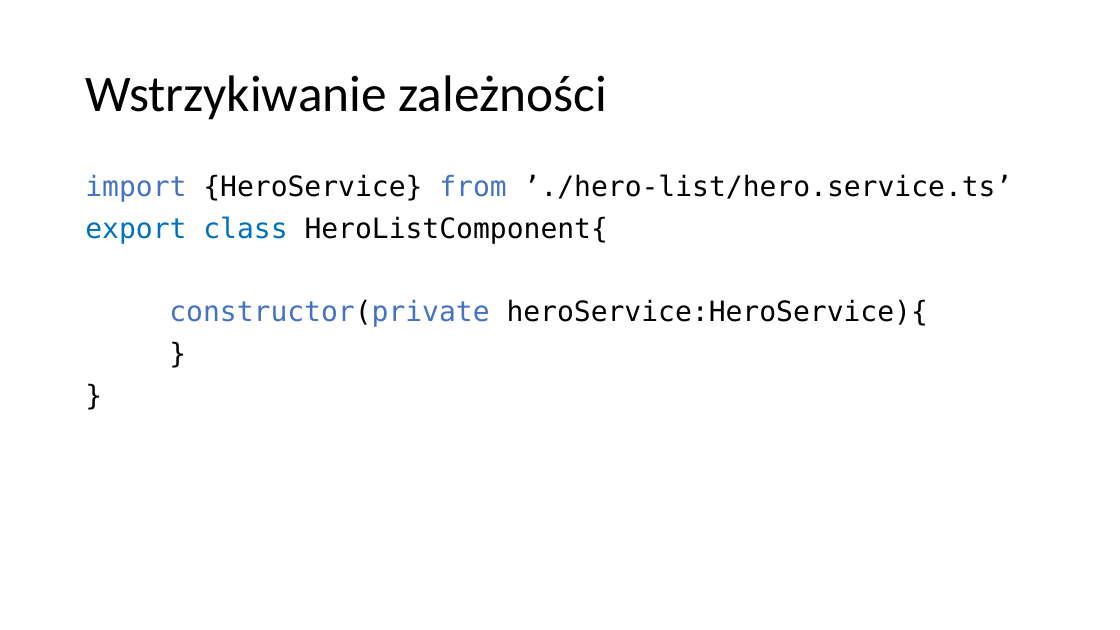
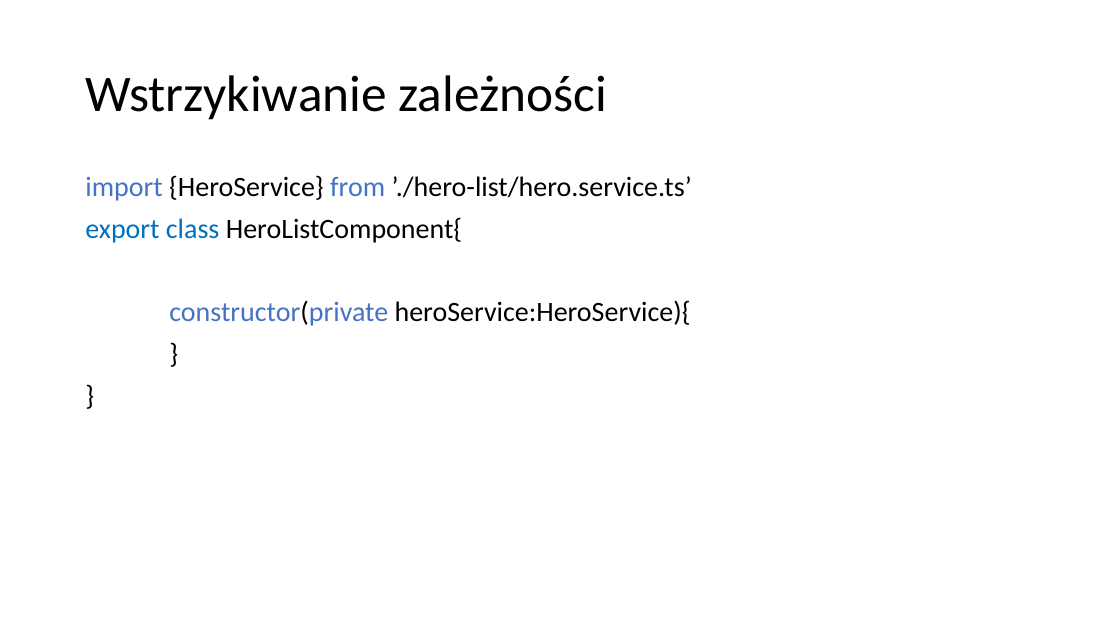
Before and after one commit to VadimPeczynski/Angular-Workshop, a slide deck: slide 33 of 2/presentation/Angular 2.pptx (slide 32 before the commit). Drawn at 1120x630 pixels with LibreOffice and Linux fonts; fonts in the diff are those of the drawing. Boxes give left, top, right and bottom in pixels: in the first picture for what was removed or moved away, otherwise in the second. Text is boxed around its words. In the diff, an @@ line names an element or a change of style, - is before the commit and + after.

```diff
--- a/2/presentation/Angular 2.pptx
+++ b/2/presentation/Angular 2.pptx
@@ text "import {HeroService} from ’./hero-list/hero.service.ts’" at [85,175,692,326]: font DejaVu Sans Mono to Calibri @@
```
Also in this commit, not shown: 10 other slides changed, 1 slide added.
